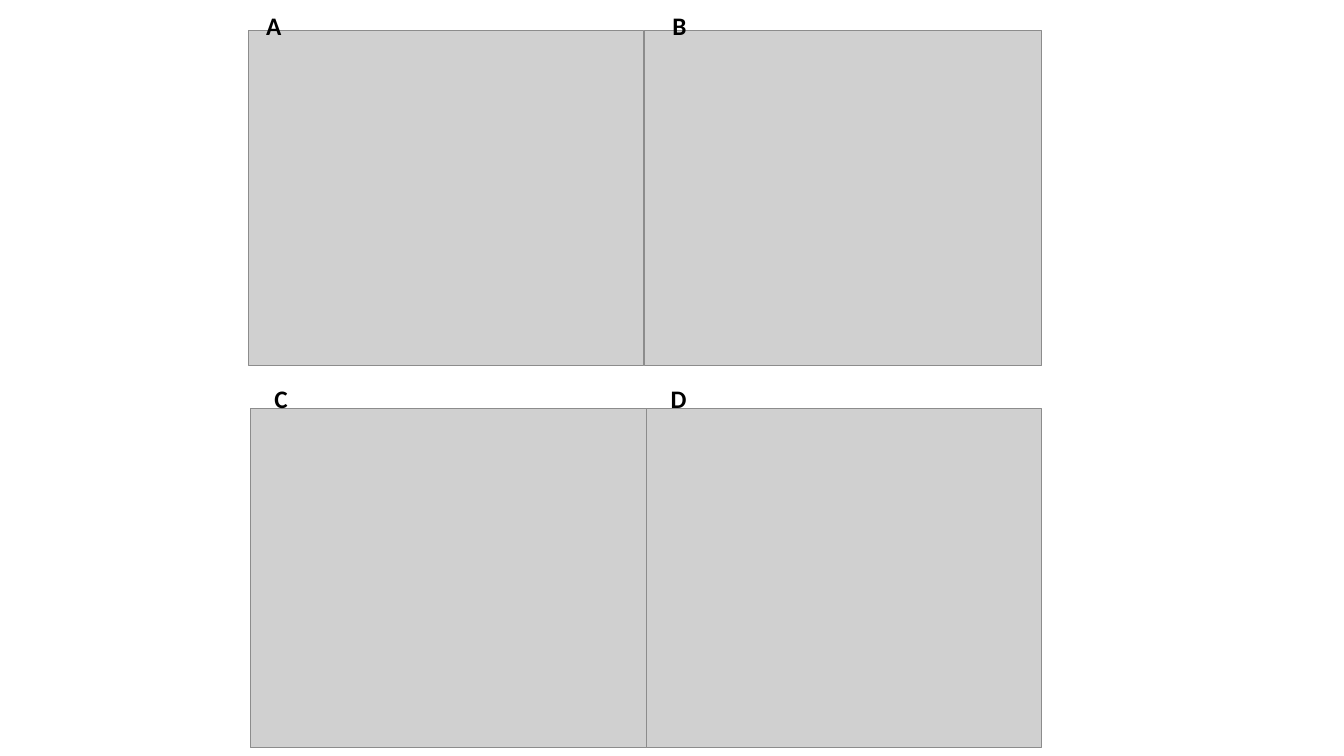
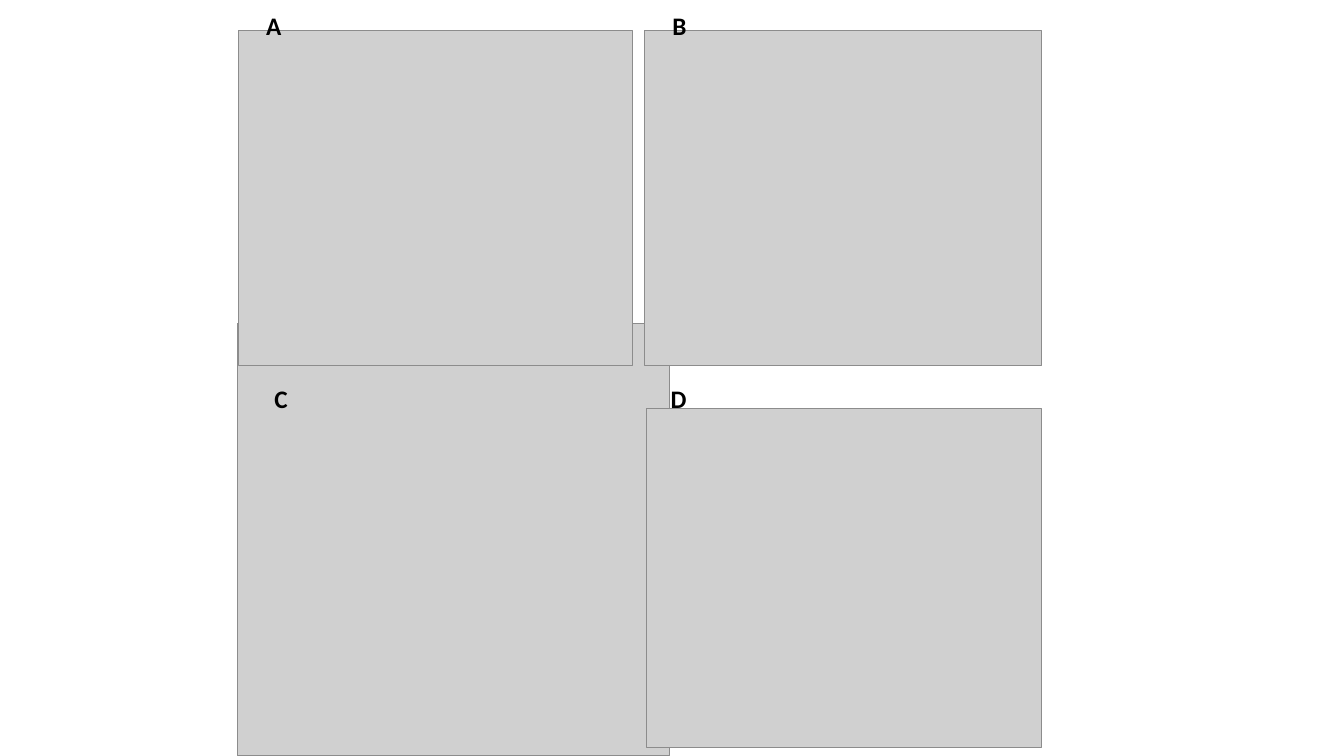
Before and after one commit to coleoguy/microsat, a slide deck: slide 1 of figures/figure3.pptx. Drawn at 1344x756 pixels with LibreOffice and Linux fonts; fonts in the diff are those of the drawing; grey boxes stand for pictures. Boxes give left, top, right and bottom in pixels: in the first picture for what was removed or moved away, otherwise in the second. Text is boxed around its words. In the diff, an @@ line names an element or a change of style, - is before the commit and + after.

```diff
--- a/figures/figure3.pptx
+++ b/figures/figure3.pptx
@@ picture: place and size @@
-picture at box(249, 30, 644, 365)
+picture at box(238, 30, 633, 365)
@@ picture: place and size @@
-picture at box(250, 408, 646, 748)
+picture at box(237, 324, 669, 756)
```
Also in this commit, not shown: 9 other files.
